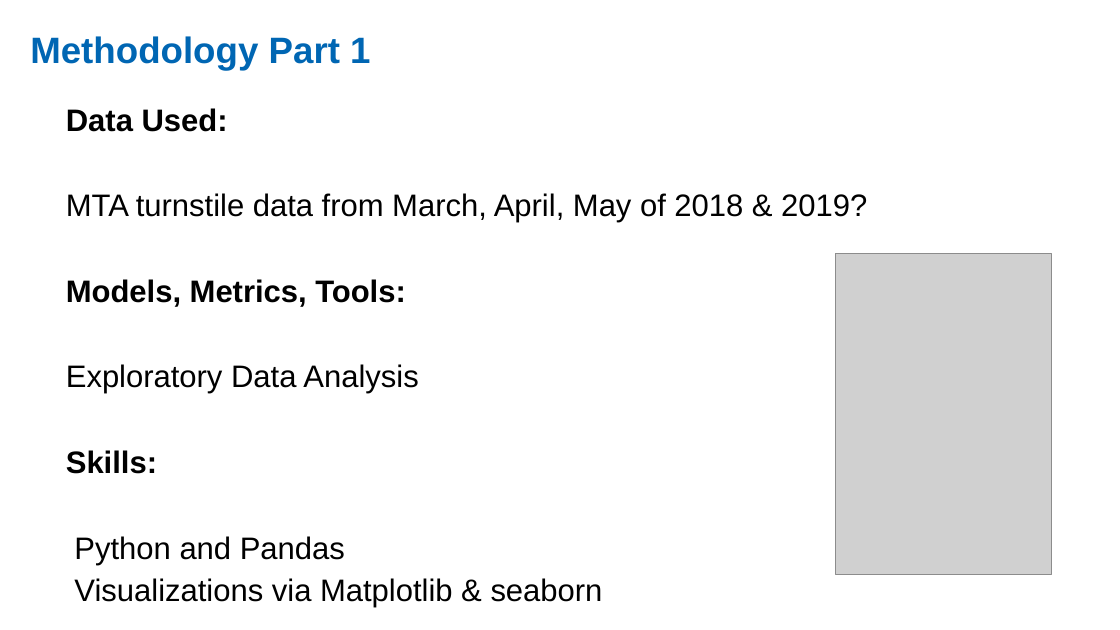
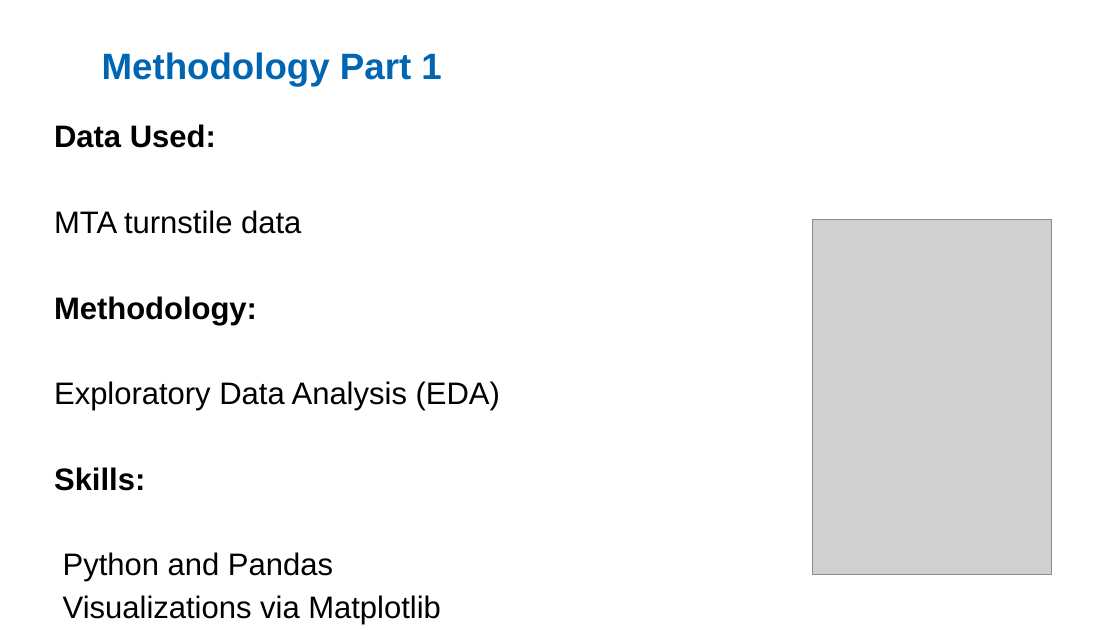
Before and after one commit to ekand/mtacular, a slide deck: slide 4 of reports/MTA_Data_PP_etd.odp. Drawn at 1120x630 pixels with LibreOffice and Linux fonts; fonts in the diff are those of the drawing; grey boxes stand for pictures. Boxes give left, top, right and bottom in pixels: in the first picture for what was removed or moved away, otherwise in the second. Text is boxed around its words. In the diff, an @@ line names an element or a change of style, - is before the commit and + after.

```diff
--- a/reports/MTA_Data_PP_etd.odp
+++ b/reports/MTA_Data_PP_etd.odp
@@ title "Methodology Part 1": place and size @@
-title "Methodology Part 1" at <box>30,36,370,71</box>
+title "Methodology Part 1" at <box>102,52,441,86</box>
@@ title "Methodology Part 1" at <box>102,52,441,86</box>: vertical alignment top to middle @@
@@ text "Data Used:": place and size @@
-text "Data Used:" at <box>66,108,867,608</box>
+text "Data Used:" at <box>54,124,500,625</box>
@@ text at <box>54,210,500,411</box>: text changed @@
-MTA turnstile data from March, April, May of 2018 & 2019?
-Models, Metrics, Tools:
-Exploratory Data Analysis
+MTA turnstile data
+Methodology:
+Exploratory Data Analysis (EDA)
@@ picture: place and size @@
-picture at <box>836,254,1052,574</box>
+picture at <box>813,220,1052,574</box>
@@ text at <box>63,595,441,625</box>: text changed @@
-Visualizations via Matplotlib & seaborn
+Visualizations via Matplotlib
```
Also in this commit, not shown: 4 other slides changed, 9 slides added, 5 slides removed.
